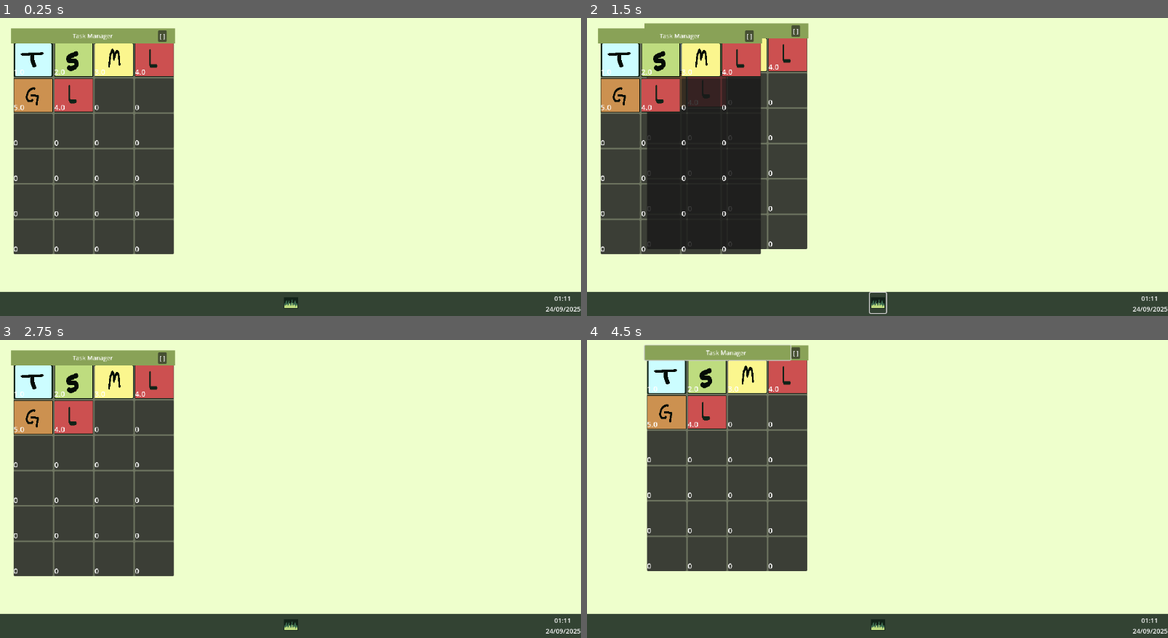
Above: before the commit, frames 1-4 (two rows, left to right).
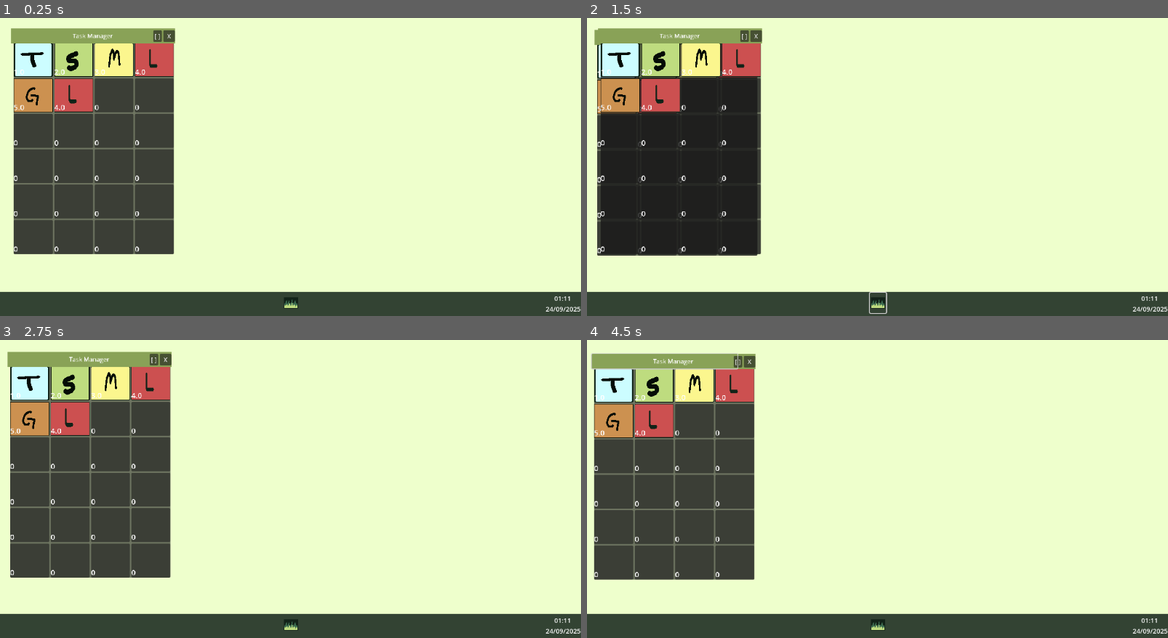
Above: after the commit, the same moments.

Repository: Yuoneeh/gerencia_de_memoria_projeto
Game: Godot game, scene res://scenes/game/main/main.tscn
The game is run twice, just before and just after one commit, with the same random seed, the same clock (stepped at 60 frames per second) and the same inputs.
Inputs (mouse positions are in pixels of both pictures, inside the frame that each line leads up to; where the layout moved, square brackets give the same spot in the first picture):
- Up to frame 1 (0.25 s): no input
- Up to frame 2 (1.5 s): click (674, 35) at 0.5 s; click (877, 304) at 1.25 s
- Up to frame 3 (2.75 s): click "[ ]" at 2 s
- Up to frame 4 (4.5 s): click (877, 626) at 2.75 s; click "[ ]" at 3.5 s; click (668, 360) [674, 357] at 4.25 s

The runs differ from the first frame. In frame 1, 0.1% of the frame differs, in the area x 26-31%, y 4-9%; in frame 2, 12%; in frame 3, 5.3%; in frame 4, 21%, in the area x 0-39%, y 1-81%.

Commit message:
Novo sistema de inventário

Diff:
--- /dev/null
+++ b/godot/projeto_gerencia_de_memoria_godot/Data/DataHandler.gd
@@ -0,0 +1,25 @@
+extends Node
+
+var task_data := {}
+var task_grid_data := {}
+@onready var task_data_path = "res://Data/task_data.json"
+
+func _ready() -> void:
+	load_data(task_data_path)
+	set_grid_data()
+
+func load_data(a_path) -> void:
+	if not FileAccess.file_exists(a_path):
+		print("Task data file not found")
+	var task_data_file = FileAccess.open(a_path, FileAccess.READ)
+	task_data = JSON.parse_string(task_data_file.get_as_text())
+	task_data_file.close()
+	print(task_data)
+
+func set_grid_data():
+	for task in task_data.keys():
+		var temp_grid_array := []
+		for point in task_data[task]["Grid"].split("/"):
+			temp_grid_array.push_back(point.split(","))
+		task_grid_data[task] = temp_grid_array
+	print(task_grid_data)
--- /dev/null
+++ b/godot/projeto_gerencia_de_memoria_godot/Data/task_data.json
@@ -0,0 +1,32 @@
+{
+  "1": {
+	"Name": "task1",
+	"Value": 10,
+	"Grid": "0,0/0,1"
+  },
+  "2": {
+	"Name": "task2",
+	"Value": 50,
+	"Grid": "0,0/1,0"
+  },
+  "3": {
+	"Name": "task3",
+	"Value": 100,
+	"Grid": "0,0/1,0/2,0"
+  },
+  "4": {
+	"Name": "task4",
+	"Value": 200,
+	"Grid": "0,0/1,0/2,0/3,0"
+  },
+  "5": {
+	"Name": "task5",
+	"Value": 300,
+	"Grid": "0,0/1,0/2,0/3,0/0,1/1,1/2,2/2,3/2"
+  },
+  "6": {
+	"Name": "task6",
+	"Value": 20,
+	"Grid": "0,0/0,1/-1,0"
+  }
+}
--- a/godot/projeto_gerencia_de_memoria_godot/project.godot
+++ b/godot/projeto_gerencia_de_memoria_godot/project.godot
@@ -18,6 +18,7 @@
 [autoload]
 
 ItemData="*res://autoload/database.gd"
+DataHandler="*res://Data/DataHandler.gd"
 
 [input]
 
--- /dev/null
+++ b/godot/projeto_gerencia_de_memoria_godot/scenes/objects/slot_2_0/slot_2_0.gd
@@ -0,0 +1,31 @@
+extends TextureRect
+
+signal slot_entered(slot)
+signal slot_exited(slot)
+
+@onready var filter = $StatusFilter
+
+var slot_ID
+var is_hovering := false
+enum States {DEFAULT, TAKEN, FREE}
+var state := States.DEFAULT
+var task_stored = null
+
+func set_color(a_state = States.DEFAULT) -> void:
+	match a_state:
+		States.DEFAULT:
+			filter.color = Color(2.197, 1.449, 2.205, 0.341)
+		States.TAKEN:
+			filter.color = Color(Color.RED, 0.2)
+		States.FREE:
+			filter.color = Color(Color.BLUE, 0.2)
+
+func _process(delta: float) -> void:
+	if get_global_rect().has_point(get_global_mouse_position()):
+		if not is_hovering:
+			is_hovering = true
+			emit_signal("slot_entered",self)
+	else:
+		if is_hovering:
+			is_hovering = false
+			emit_signal("slot_exited", self)
--- /dev/null
+++ b/godot/projeto_gerencia_de_memoria_godot/scenes/objects/slot_2_0/slot_2_0.tscn
@@ -0,0 +1,19 @@
+[gd_scene load_steps=3 format=3 uid="uid://cmeh0icvg2r3l"]
+
+[ext_resource type="Texture2D" uid="uid://cjwj76fwauvwo" path="res://scenes/objects/task_manager_2_0/slot.png" id="1_okibe"]
+[ext_resource type="Script" uid="uid://c4hsmgs0006bx" path="res://scenes/objects/slot_2_0/slot_2_0.gd" id="2_t4hiu"]
+
+[node name="Slot" type="TextureRect"]
+custom_minimum_size = Vector2(85, 120)
+texture = ExtResource("1_okibe")
+expand_mode = 1
+script = ExtResource("2_t4hiu")
+
+[node name="StatusFilter" type="ColorRect" parent="."]
+layout_mode = 1
+anchors_preset = 15
+anchor_right = 1.0
+anchor_bottom = 1.0
+grow_horizontal = 2
+grow_vertical = 2
+color = Color(1, 1, 1, 0.41960785)
--- a/godot/projeto_gerencia_de_memoria_godot/scenes/objects/task_manager/task_manager.gd
+++ b/godot/projeto_gerencia_de_memoria_godot/scenes/objects/task_manager/task_manager.gd
@@ -1,6 +1,6 @@
 extends Control
 var button_pressed : bool = false
-var previous_mouse_position:Vector2 = Vector2.ZERO
+var previous_mouse_position:Vector2 = Vector2(150,-20)
 
 func _on_minimizar_pressed() -> void:
 	self.visible = false
@@ -13,7 +13,7 @@
 	if button_pressed:
 		var current_mouse_position = get_viewport().get_mouse_position()
 		var mouse_delta = current_mouse_position-previous_mouse_position
-		position = lerp(position, mouse_delta, 25 * delta)
+		global_position = lerp(global_position, mouse_delta, 25 * delta)
 	#lerp(global_position, get_global_mouse_position(), 25 * delta)
 
 func _on_button_button_down() -> void:
--- a/godot/projeto_gerencia_de_memoria_godot/scenes/objects/task_manager/task_manager.tscn
+++ b/godot/projeto_gerencia_de_memoria_godot/scenes/objects/task_manager/task_manager.tscn
@@ -7,10 +7,10 @@
 [node name="task_manager" type="Control"]
 layout_mode = 3
 anchors_preset = 0
-offset_left = 5.0
-offset_top = 29.0
-offset_right = 434.72974
-offset_bottom = 595.21625
+offset_left = -159.0
+offset_top = 15.000001
+offset_right = 270.72974
+offset_bottom = 581.21625
 scale = Vector2(0.74, 0.74)
 script = ExtResource("1_tsba0")
 
@@ -200,7 +200,7 @@
 text = "[ ]"
 
 [node name="fechar" type="Button" parent="ColorRect/HBoxContainer"]
-visible = false
+custom_minimum_size = Vector2(31.09, 0)
 layout_mode = 2
 text = "X"
 
--- /dev/null
+++ b/godot/projeto_gerencia_de_memoria_godot/scenes/objects/task_manager_2_0/task_manager_2_0.gd
@@ -0,0 +1,27 @@
+extends Control
+
+@onready var slot_scene = preload("res://scenes/objects/slot_2_0/slot_2_0.tscn")
+@onready var grid_container = $ColorRect/MarginContainer/VBoxContainer/ScrollContainer/GridContainer
+
+var grid_array := []
+
+
+
+func _ready() -> void:
+	for i in range(16):
+		create_slot()
+
+
+func create_slot():
+	var new_slot = slot_scene.instantiate()
+	new_slot.slot_ID = grid_array.size()
+	grid_container.add_child(new_slot)
+	grid_array.push_back(new_slot)
+	new_slot.slot_entered.connect(_on_slot_mouse_entered)
+	new_slot.slot_exited.connect(_on_slot_mouse_exited)
+
+func _on_slot_mouse_entered(a_Slot):
+	a_Slot.set_color(a_Slot.States.TAKEN)
+
+func _on_slot_mouse_exited(a_Slot):
+	a_Slot.set_color(a_Slot.States.DEFAULT)
--- /dev/null
+++ b/godot/projeto_gerencia_de_memoria_godot/scenes/objects/task_manager_2_0/task_manager_2_0.tscn
@@ -0,0 +1,50 @@
+[gd_scene load_steps=2 format=3 uid="uid://vl4xf4cpadeg"]
+
+[ext_resource type="Script" uid="uid://behla6xf0gsqv" path="res://scenes/objects/task_manager_2_0/task_manager_2_0.gd" id="1_jc7yj"]
+
+[node name="Task_manager_2_0" type="Control"]
+layout_mode = 3
+anchors_preset = 15
+anchor_right = 1.0
+anchor_bottom = 1.0
+grow_horizontal = 2
+grow_vertical = 2
+script = ExtResource("1_jc7yj")
+
+[node name="ColorRect" type="ColorRect" parent="."]
+layout_mode = 0
+offset_left = 292.0
+offset_top = 39.0
+offset_right = 640.0
+offset_bottom = 639.0
+color = Color(0.11421001, 0.18, 0.0882, 1)
+
+[node name="MarginContainer" type="MarginContainer" parent="ColorRect"]
+layout_mode = 1
+anchors_preset = 15
+anchor_right = 1.0
+anchor_bottom = 1.0
+grow_horizontal = 2
+grow_vertical = 2
+
+[node name="VBoxContainer" type="VBoxContainer" parent="ColorRect/MarginContainer"]
+layout_mode = 2
+
+[node name="Header" type="HBoxContainer" parent="ColorRect/MarginContainer/VBoxContainer"]
+custom_minimum_size = Vector2(0, 100)
+layout_mode = 2
+
+[node name="Button" type="Button" parent="ColorRect/MarginContainer/VBoxContainer/Header"]
+custom_minimum_size = Vector2(300, 50)
+layout_mode = 2
+size_flags_horizontal = 6
+size_flags_vertical = 4
+
+[node name="ScrollContainer" type="ScrollContainer" parent="ColorRect/MarginContainer/VBoxContainer"]
+layout_mode = 2
+size_flags_vertical = 3
+
+[node name="GridContainer" type="GridContainer" parent="ColorRect/MarginContainer/VBoxContainer/ScrollContainer"]
+layout_mode = 2
+theme_override_constants/h_separation = 2
+columns = 4
--- /dev/null
+++ b/godot/projeto_gerencia_de_memoria_godot/scenes/objects/tasks_2_0/task.gd
@@ -0,0 +1,19 @@
+extends Node2D
+
+@onready var IconRect_path = $Icon
+
+var task_ID : int
+var task_grids := []
+var selected = false
+var grid_anchor = null
+
+func _process(delta) -> void:
+	pass
+
+func load_task(a_taskID : int)-> void:
+	var Icon_path = "res://scenes/objects/tasks_2_0/" + DataHandler.task_data[str(a_taskID)]["Name"] + ".png"
+	IconRect_path.texture = load(Icon_path)
+	for grid in DataHandler.task_grid_data[str(a_taskID)]:
+		var converter_array := []
+		for i in grid:
+			converter_array.push_back(int(i))
--- /dev/null
+++ b/godot/projeto_gerencia_de_memoria_godot/scenes/objects/tasks_2_0/task.tscn
@@ -0,0 +1,10 @@
+[gd_scene load_steps=2 format=3 uid="uid://cgtumw5d86x1j"]
+
+[ext_resource type="Script" uid="uid://cdfiicgl2t31a" path="res://scenes/objects/tasks_2_0/task.gd" id="1_xn1xu"]
+
+[node name="Task" type="Node2D"]
+script = ExtResource("1_xn1xu")
+
+[node name="Icon" type="TextureRect" parent="."]
+offset_right = 40.0
+offset_bottom = 40.0
--- /dev/null
+++ b/godot/projeto_gerencia_de_memoria_godot/test/test_inventory_2.tscn
@@ -0,0 +1,11 @@
+[gd_scene load_steps=2 format=3 uid="uid://d0sv3brs16xs8"]
+
+[ext_resource type="PackedScene" uid="uid://vl4xf4cpadeg" path="res://scenes/objects/task_manager_2_0/task_manager_2_0.tscn" id="1_ctbkg"]
+
+[node name="test_inventory_2" type="Node2D"]
+
+[node name="Task_manager_2_0" parent="." instance=ExtResource("1_ctbkg")]
+offset_left = -6.0
+offset_top = -10.0
+offset_right = -6.0
+offset_bottom = -10.0
Not shown, added: godot/projeto_gerencia_de_memoria_godot/Data/DataHandler.gd.uid
Binary file added: godot/projeto_gerencia_de_memoria_godot/gigantic_process.png
Not shown, added: godot/projeto_gerencia_de_memoria_godot/gigantic_process.png.import
Binary file added: godot/projeto_gerencia_de_memoria_godot/large_process.png
Not shown, added: godot/projeto_gerencia_de_memoria_godot/large_process.png.import
Binary file added: godot/projeto_gerencia_de_memoria_godot/medium_process.png
Not shown, added: godot/projeto_gerencia_de_memoria_godot/medium_process.png.import
Not shown, added: godot/projeto_gerencia_de_memoria_godot/scenes/objects/slot_2_0/slot_2_0.gd.uid
Binary file added: godot/projeto_gerencia_de_memoria_godot/scenes/objects/task_manager_2_0/inventory_texture.png
Not shown, added: godot/projeto_gerencia_de_memoria_godot/scenes/objects/task_manager_2_0/inventory_texture.png.import
Binary file added: godot/projeto_gerencia_de_memoria_godot/scenes/objects/task_manager_2_0/slot.png
Not shown, added: godot/projeto_gerencia_de_memoria_godot/scenes/objects/task_manager_2_0/slot.png.import
(and 18 more such lines)
